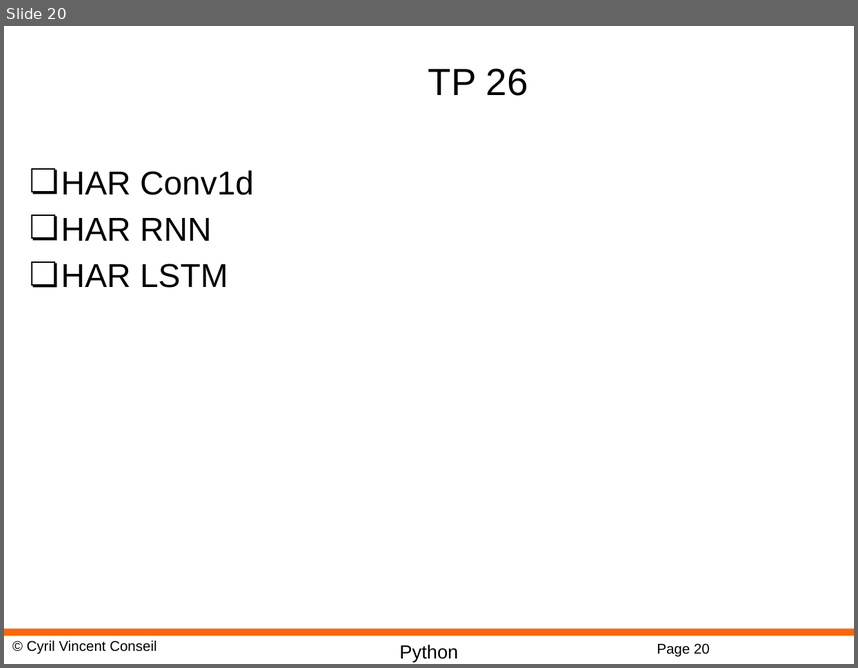
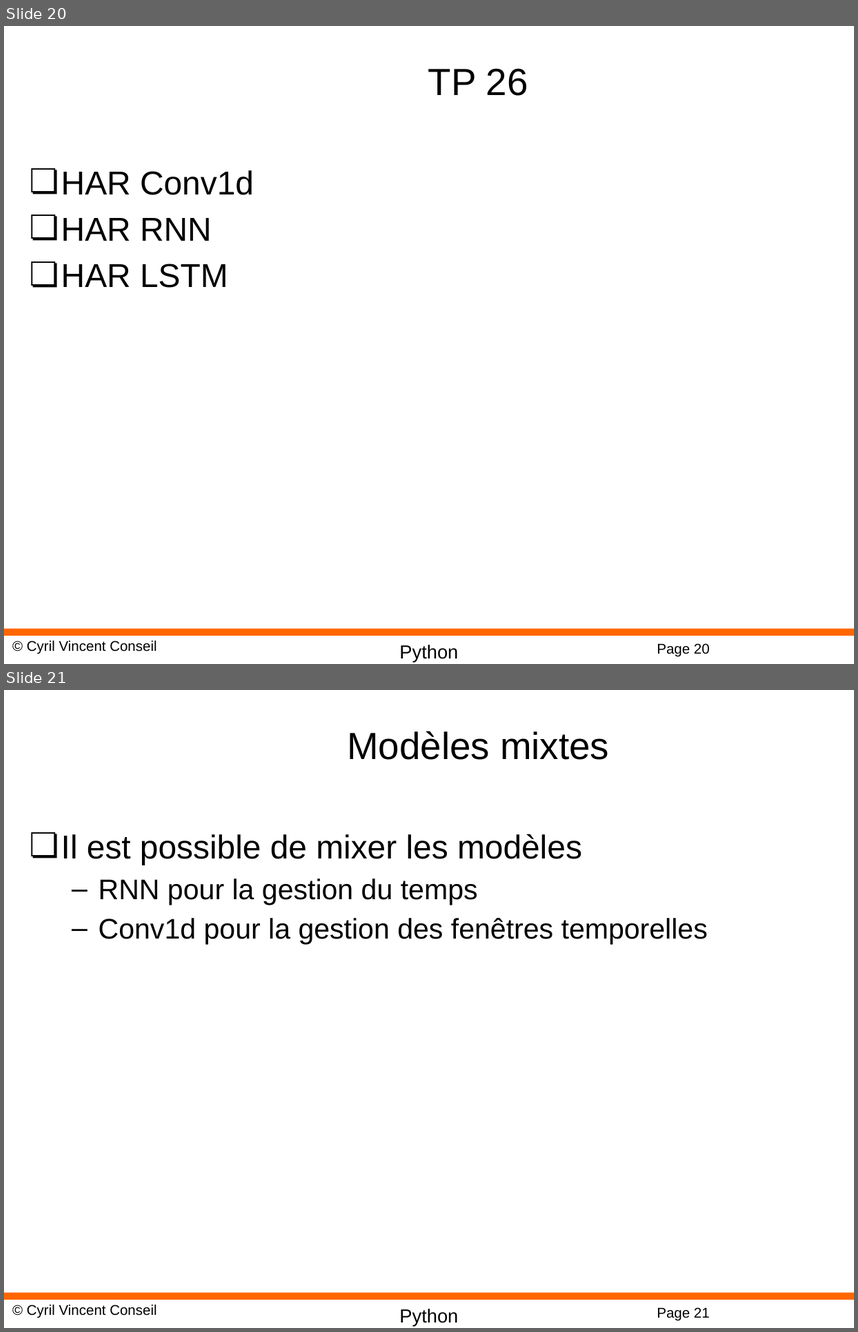
Before and after one commit to cyrilvincent/iot-ai, a slide deck: ppt/IoTAI26-RNN.pptx. Shown one above the other, each under a label of ours: slide 20 before the commit, slides 20 and 21 after it. The pictures are 858x668 and 858x1332 pixels, drawn with LibreOffice and Linux fonts; fonts in the diff are those of the drawing; background and template pictures are left out. Boxes give left, top, right and bottom in pixels: in the first picture for what was removed or moved away, otherwise in the second. Text is boxed around its words. In the diff, an @@ line names an element or a change of style, - is before the commit and + after.

```diff
--- a/ppt/IoTAI26-RNN.pptx
+++ b/ppt/IoTAI26-RNN.pptx
@@ slide 21 added at (4, 690, 854, 1328), background #FFFFFF; not listed: 4 template elements that a slide beside it also shows @@
@@ title added at (347, 731, 609, 760), 32 pt, text #000000 @@
+Modèles mixtes
@@ text added at (61, 834, 708, 945), 24 pt, text #000000 @@
+❏ Il est possible de mixer les modèles
+  – RNN pour la gestion du temps
+  – Conv1d pour la gestion des fenêtres temporelles
```
Also in this commit, not shown: 4 other slides added, 5 other files.
